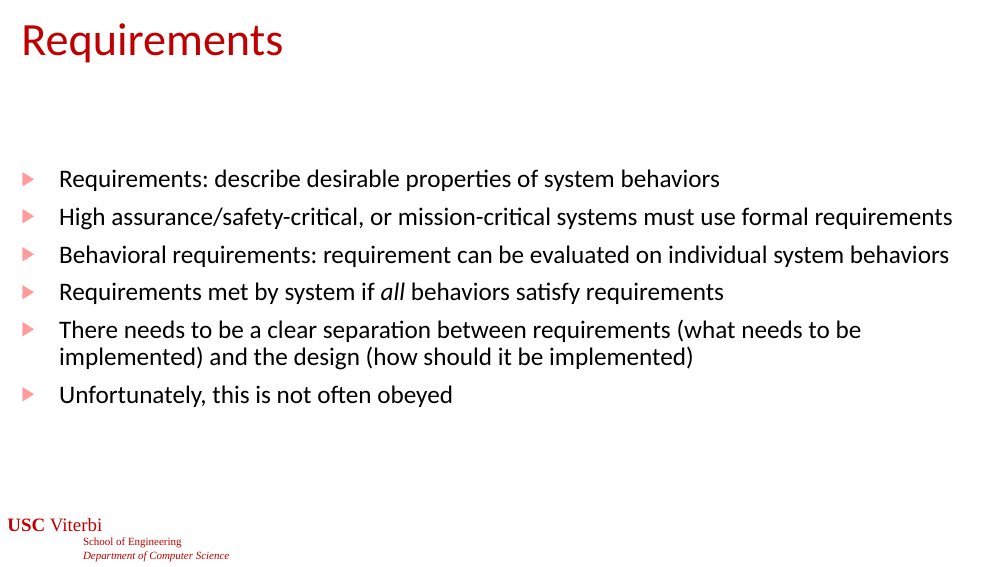
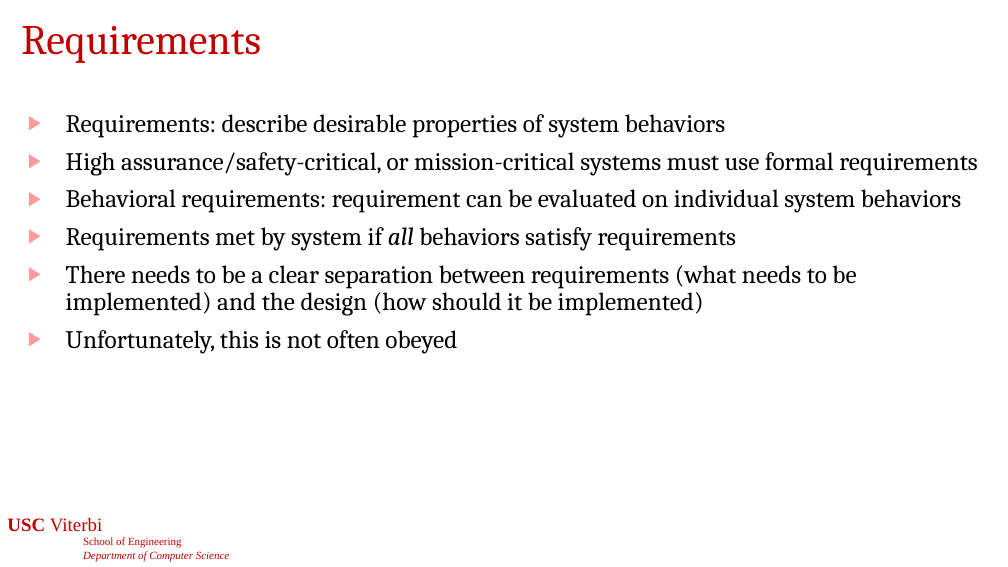
Before and after one commit to jdeshmukh/jdeshmukh.github.io, a slide deck: slide 4 of teaching/cs513-autocps-fall-2026/slides/6-LTL.pptx. Drawn at 1008x567 pixels with LibreOffice and Linux fonts; fonts in the diff are those of the drawing; background and template pictures are left out. Boxes give left, top, right and bottom in pixels: in the first picture for what was removed or moved away, otherwise in the second. Text is boxed around its words. In the diff, an @@ line names an element or a change of style, - is before the commit and + after.

```diff
--- a/teaching/cs513-autocps-fall-2026/slides/6-LTL.pptx
+++ b/teaching/cs513-autocps-fall-2026/slides/6-LTL.pptx
@@ title "Requirements" at [21, 26, 261, 63]: size 44 to 40 pt, font Calibri to Cambria @@
@@ text "Requirements: describe desirable properties of ...": place and size @@
-text "Requirements: describe desirable properties of ..." at [59, 169, 953, 407]
+text "Requirements: describe desirable properties of ..." at [66, 114, 978, 354]
@@ text "Requirements: describe desirable properties of ..." at [66, 114, 978, 354]: font Calibri to Cambria @@
```
Also in this commit, not shown: 41 other slides changed, 8 other files.
